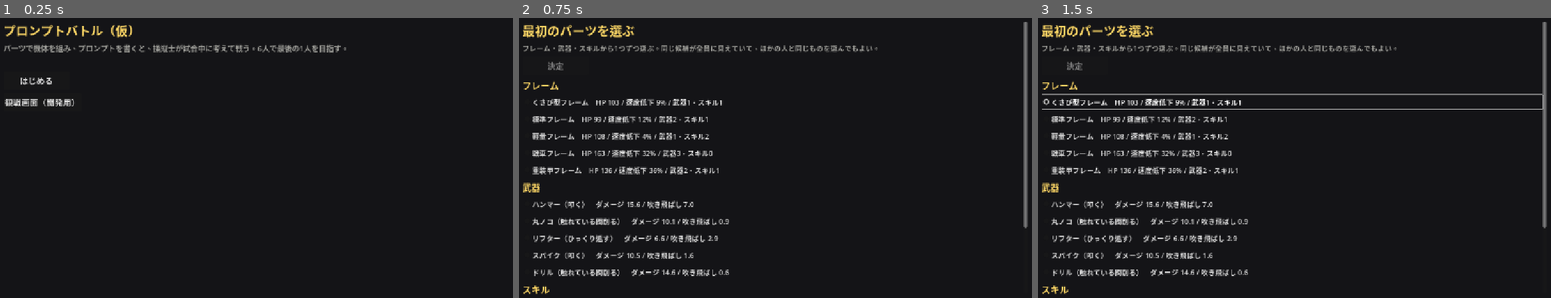
Above: before the commit, frames 1-3 (left to right).
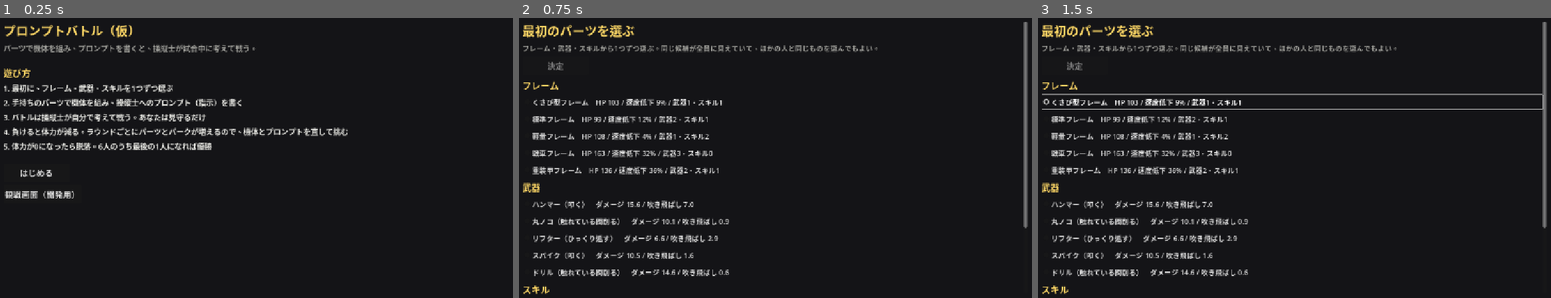
Above: after the commit, the same moments.

Repository: alhtgm/prompt-battle
Game: Godot game, scene res://view/main.tscn
The game is run twice, just before and just after one commit, with the same random seed, the same clock (stepped at 60 frames per second) and the same inputs.
Inputs:
- Up to frame 1 (0.25 s): no input
- Up to frame 2 (0.75 s): click "はじめる" at 0.5 s
- Up to frame 3 (1.5 s): click "くさび型フレーム HP 103 / 速度低下 9% / 武…" at 1.25 s

The runs differ from the first frame. In frame 1, 4.5% of the frame differs, in the area x 0-68%, y 9-65%; in frame 2, nothing differs; in frame 3, nothing differs.

Commit message:
段階6：通しで遊ぶための案内と、観戦のプロンプト表示
- タイトル：遊び方を5行で説明
- 組み立て：何をすればよいかの一言と、押すとプロンプトの例が入るボタン（突撃・穴落とし・射撃・慎重・回り込み）
- バトル：プロンプトを表示。生き残っている間は自分のものだけ、脱落したら両方見える（企画メモ「観戦」）。
  自分の試合が先に決着したら「ほかの試合が終わるのを待っています」と出す
- ラウンド結果：自分の勝ち負けとダメージを一番上に大きく出す
- 最終順位：「もう一度遊ぶ」を追加
- core/match_session.gd：バトルに両者のプロンプトを持たせた（見せるかどうかは画面が決める）
- tests/test_ui_flow.gd：プロンプトの見せ方、もう一度遊ぶ、2試合目も最後まで進むことを確認

Co-Authored-By: Claude Opus 5.5 <noreply@anthropic.com>

Diff:
--- a/core/match_session.gd
+++ b/core/match_session.gd
@@ -31,6 +31,8 @@
 	var b: int = 0
 	## 記録の再生のとき、元になった脱落者のID
 	var ghost_of: int = -1
+	## 両者のプロンプト（観戦で見せるかどうかは画面が決める）
+	var prompts: Array = ["", ""]
 	var sim: BattleSim
 
 
@@ -355,6 +357,7 @@
 	var brains: Array = []
 	for side: int in 2:
 		brains.append(_agents.make_brain(humans[side], _rng.fork("round/%d/brain/%d/%d" % [round_no, k, side])))
+	bt.prompts = prompts.duplicate()
 	bt.sim = BattleSim.new(data, builds, brains, prompts, names, _rng.fork("round/%d/battle/%d" % [round_no, k]))
 	battles.append(bt)
 
--- a/tests/test_ui_flow.gd
+++ b/tests/test_ui_flow.gd
@@ -47,6 +47,15 @@
 			check(b.side_says[i].text.contains(robot.say), "ラウンド %d：機体 %d の一言が見える" % [r, i])
 			check(view.label.text.contains(robot.say), "ラウンド %d：機体 %d の頭上に一言が出る" % [r, i])
 	check(b.arena.camera.current, "ラウンド %d：アリーナのカメラが使われている" % r)
+	# プロンプトの見せ方：生き残っている間は自分のものだけ、脱落したら両方
+	var ids: Array = [b.watched_battle.a, b.watched_battle.b]
+	for i: int in 2:
+		var p: String = str(b.watched_battle.prompts[i])
+		var shown: bool = not p.is_empty() and b.side_prompts[i].text.contains(p)
+		if not me_alive or ids[i] == 0:
+			check(p.is_empty() or shown, "ラウンド %d：見てよいプロンプト（機体 %d）が見える" % [r, i])
+		else:
+			check(not shown, "ラウンド %d：生き残っている間は相手のプロンプトが見えない" % r)
 
 
 func test_play_through_from_title_to_final_ranking() -> void:
@@ -113,6 +122,25 @@
 		check(visited.has(phase), "段階 %s を通った" % phase)
 	check(_is(main.screen, FinalScreen), "最後は最終順位の画面")
 	check(me.place >= 1 and me.place <= 6, "自分の順位が決まる（%d位）" % me.place)
+	main.screen.play_again()
+	await _frame()
+	check(_is(main.screen, DraftScreen) and main.session.round_no == 0, "もう一度遊ぶと新しい試合のパーツ選びから")
+	main.show_title()
+	await _frame()
+	check(_is(main.screen, TitleScreen), "タイトルに戻れる")
+	main.start_game(1)
+	await _frame()
+	for k: int in 60:  # 2試合目は操作せず締め切りだけで最後まで進める
+		if main.session.is_finished():
+			break
+		match main.session.phase:
+			"draft": main.session.finish_draft()
+			"build": main.session.finish_build()
+			"battle": main.session.run_battles_to_end()
+			"round_result": main.session.finish_round_result()
+			"loot": main.session.finish_loot()
+		await _frame()
+	check(_is(main.screen, FinalScreen), "2試合目も最終順位まで進む")
 	main.screen.to_title()
 	await _frame()
 	check(_is(main.screen, TitleScreen), "タイトルへ戻れる")
--- a/view/arena/battle_screen.gd
+++ b/view/arena/battle_screen.gd
@@ -19,6 +19,7 @@
 var side_intents: Array[Label] = []
 var side_says: Array[Label] = []
 var side_bars: Array[ProgressBar] = []
+var side_prompts: Array[Label] = []
 var log_label: Label
 var others_label: Label
 
@@ -69,6 +70,10 @@
 		side_bars.append(bar)
 		side_intents.append(_label(p, "", 18, COL_TEXT))
 		side_says.append(_label(p, "", 20, Color(1.0, 0.92, 0.6)))
+		var pl: Label = _label(p, "", 14, COL_DIM)
+		pl.custom_minimum_size = Vector2(300, 0)
+		pl.autowrap_mode = TextServer.AUTOWRAP_WORD_SMART
+		side_prompts.append(pl)
 
 	# 左下：実況、右下：ほかの試合
 	var bottom_left: VBoxContainer = _panel(Control.PRESET_BOTTOM_LEFT, Vector2(16, 12), true)
@@ -77,7 +82,22 @@
 	var bottom_right: VBoxContainer = _panel(Control.PRESET_BOTTOM_RIGHT, Vector2(16, 12), true)
 	_label(bottom_right, "ほかの試合", 15, COL_DIM)
 	others_label = _label(bottom_right, "", 15, COL_DIM)
+	_fill_prompts()
 	refresh()
+
+
+## プロンプトの見せ方（企画メモ「観戦」）：生き残っている間は自分のものだけ、脱落したら両方見える
+func _fill_prompts() -> void:
+	if watched_battle == null:
+		return
+	var me_alive: bool = main.session.get_player(main.HUMAN_ID).alive
+	var ids: Array = [watched_battle.a, watched_battle.b]
+	for i: int in 2:
+		var text: String = str(watched_battle.prompts[i])
+		if me_alive and ids[i] != main.HUMAN_ID:
+			side_prompts[i].text = "プロンプト：（相手のものは見えない）"
+		else:
+			side_prompts[i].text = "プロンプト：%s" % (text if not text.is_empty() else "（なし）")
 
 
 func _process(_delta: float) -> void:
@@ -111,6 +131,10 @@
 	var spectating: String = "（観戦中）" if not s.get_player(main.HUMAN_ID).alive else ""
 	header.text = "ラウンド %d%s　%.1f 秒 / 残り %.1f 秒（%s倍）" % [
 		s.round_no, spectating, sim.now(), sim.time_left(), main.battle_speed]
+	if sim.over:
+		var w: int = int(sim.result["winner"])
+		header.text += "\n決着：%s（%s）　ほかの試合が終わるのを待っています" % [
+			"引き分け" if w < 0 else "%s の勝ち" % names[w], UiText.REASON_LABELS.get(sim.result["reason"], "")]
 	for i: int in 2:
 		var r: Variant = sim.robots[i]
 		var state: String = "穴に落ちた" if r.fell else ("動けない！" if r.stun > 0.0 else UiText.INTENT_LABELS.get(r.intent, r.intent))
--- a/view/garage/garage_screen.gd
+++ b/view/garage/garage_screen.gd
@@ -3,6 +3,15 @@
 extends "res://view/screen_base.gd"
 
 const GameData := preload("res://core/game_data.gd")
+
+## 押すとプロンプト欄に入る例（[ボタンの名前, プロンプト]）
+const PROMPT_EXAMPLES: Array = [
+	["突撃", "とにかく突撃して殴れ"],
+	["穴落とし", "相手が穴の近くに来たら穴に押し込め。それ以外は突撃しろ"],
+	["射撃", "距離をとって撃ちまくれ。弾が切れたら突っ込め"],
+	["慎重", "慎重に戦え。HPが減ったら修理に行け"],
+	["回り込み", "相手の後ろに回り込んで攻めろ"],
+]
 
 var frame_uid: int = -1
 var weapon_uids: Array[int] = []
@@ -37,6 +46,7 @@
 				weapon_uids.append(part.uid)
 
 	# 左：手持ちパーツ
+	add_label("チェックを入れて機体を組む。フレームは1つ、武器とスキルはフレームの枠の数まで。", 15, COL_DIM, left)
 	var frame_group := ButtonGroup.new()
 	for kind: String in GameData.KINDS:
 		add_label(UiText.KIND_LABELS[kind], 22, COL_ACCENT, left)
@@ -57,7 +67,17 @@
 	# 右：残り時間、プロンプト、出撃、体力の一覧
 	_timer = add_label("", 20, COL_ACCENT, right)
 	add_label("操縦士へのプロンプト", 22, COL_ACCENT, right)
-	add_label("例：「相手が穴の近くに来たら穴に押し込め。HPが減ったら修理に行け」", 15, COL_DIM, right)
+	add_label("操縦士はこれを読んで、試合中に自分で動き方を決める。押すと例が入る：", 15, COL_DIM, right)
+	var examples := HFlowContainer.new()
+	examples.add_theme_constant_override("h_separation", 6)
+	examples.add_theme_constant_override("v_separation", 6)
+	right.add_child(examples)
+	for ex: Array in PROMPT_EXAMPLES:
+		var b := Button.new()
+		b.text = ex[0]
+		b.tooltip_text = ex[1]
+		b.pressed.connect(set_prompt.bind(ex[1]))
+		examples.add_child(b)
 	_prompt = TextEdit.new()
 	_prompt.custom_minimum_size = Vector2(0, 110)
 	_prompt.wrap_mode = TextEdit.LINE_WRAPPING_BOUNDARY
--- a/view/results/final_screen.gd
+++ b/view/results/final_screen.gd
@@ -13,7 +13,12 @@
 		var when: String = "最後まで生存" if p.alive else "ラウンド %d で脱落" % p.eliminated_round
 		add_label("%d位　%s　（%s）" % [p.place, p.name, when], 24 if p.place == 1 else 20, col)
 	add_label(" ")
+	add_button("もう一度遊ぶ", play_again)
 	add_button("タイトルへ", to_title)
+
+
+func play_again() -> void:
+	main.start_game()
 
 
 func to_title() -> void:
--- a/view/results/round_result_screen.gd
+++ b/view/results/round_result_screen.gd
@@ -8,6 +8,7 @@
 	var s: Variant = session()
 	var h: Dictionary = s.history[s.history.size() - 1]
 	add_title("ラウンド %d の結果" % h["round"])
+	_add_my_headline(h)
 	for e: Dictionary in h["battles"]:
 		var a: String = _name(int(e["a"]), -1)
 		var b: String = _name(int(e["b"]), int(e["ghost_of"]))
@@ -30,6 +31,32 @@
 	add_button("次へ", next)
 
 
+## 自分の試合の結果を一番上に大きく出す（自分が戦っていなければ出さない）
+func _add_my_headline(h: Dictionary) -> void:
+	var id: int = main.HUMAN_ID
+	for e: Dictionary in h["battles"]:
+		if int(e["a"]) != id and int(e["b"]) != id:
+			continue
+		var w: int = int(e["winner"])
+		var dmg: int = int(h["damage"].get(id, 0))
+		var text: String
+		var col: Color
+		if w == id:
+			text = "あなたの勝ち！"
+			col = COL_ACCENT
+		elif w == -2:
+			text = "引き分け"
+			col = COL_TEXT
+		else:
+			text = "あなたの負け…　体力 −%d" % dmg
+			col = COL_BAD
+		if h["eliminated"].has(id):
+			text += "　脱落（%d位）" % me().place
+		add_label(text, 28, col)
+		add_label(" ", 6)
+		return
+
+
 func next() -> void:
 	session().finish_round_result()
 
--- a/view/title/title_screen.gd
+++ b/view/title/title_screen.gd
@@ -1,11 +1,23 @@
-# タイトル画面。試合を始めるか、開発用の観戦画面を開く。
+# タイトル画面。遊び方を短く見せ、試合を始めるか、開発用の観戦画面を開く。
 extends "res://view/screen_base.gd"
+
+const HOW_TO_PLAY: Array[String] = [
+	"1. 最初に、フレーム・武器・スキルを1つずつ選ぶ",
+	"2. 手持ちのパーツで機体を組み、操縦士へのプロンプト（指示）を書く",
+	"3. バトルは操縦士が自分で考えて戦う。あなたは見守るだけ",
+	"4. 負けると体力が減る。ラウンドごとにパーツとパークが増えるので、機体とプロンプトを直して挑む",
+	"5. 体力が0になったら脱落。6人のうち最後の1人になれば優勝",
+]
 
 
 func build_ui() -> void:
 	add_title("プロンプトバトル（仮）")
-	add_label("パーツで機体を組み、プロンプトを書くと、操縦士が試合中に考えて戦う。6人で最後の1人を目指す。", 18, COL_DIM)
-	add_label(" ")
+	add_label("パーツで機体を組み、プロンプトを書くと、操縦士が試合中に考えて戦う。", 18, COL_DIM)
+	add_label(" ", 8)
+	add_label("遊び方", 22, COL_ACCENT)
+	for line: String in HOW_TO_PLAY:
+		add_label(line, 18)
+	add_label(" ", 8)
 	add_button("はじめる", start)
 	add_button("観戦画面（開発用）", open_debug_viewer)
 
